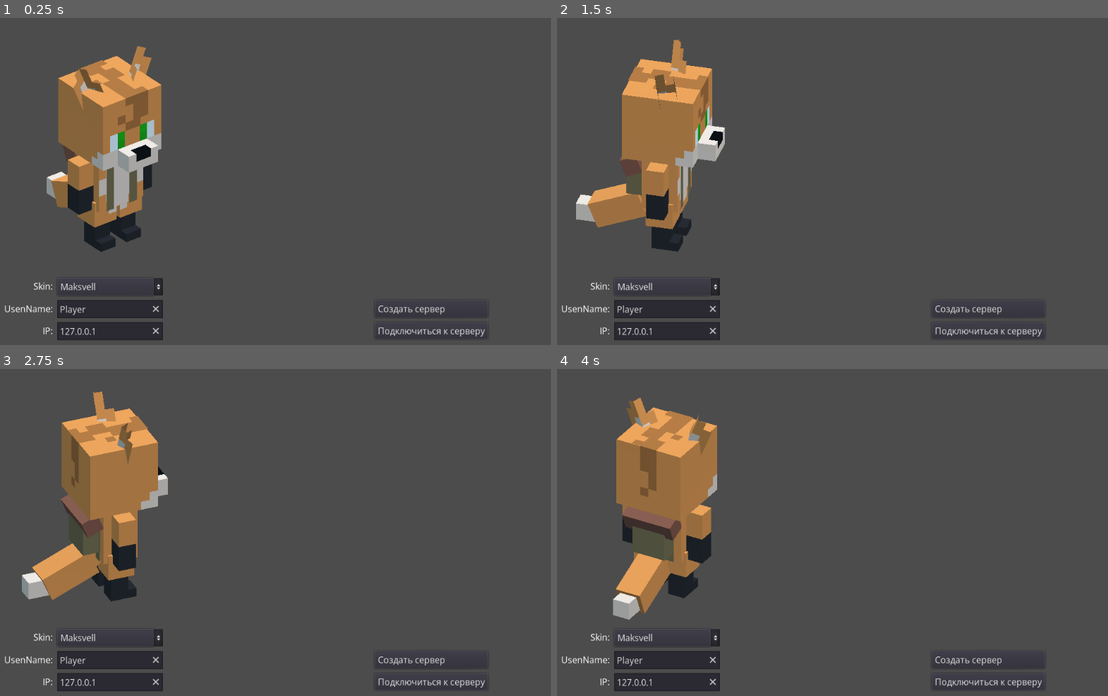
Above: before the commit, frames 1-4 (two rows, left to right).
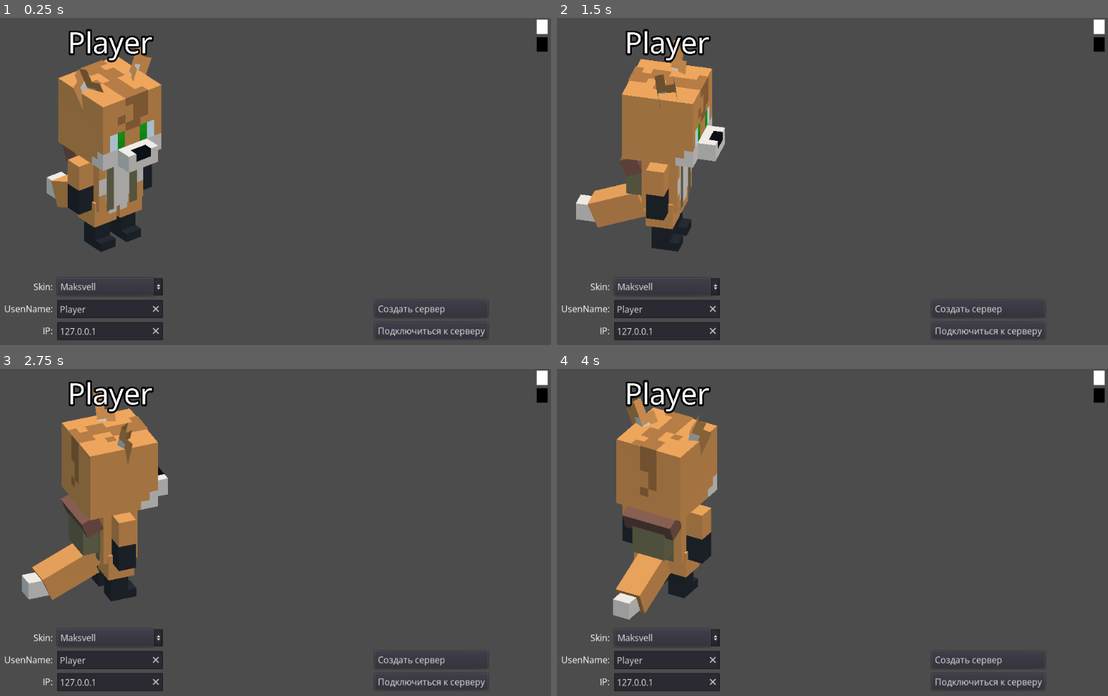
Above: after the commit, the same moments.

Repository: affirVega/IslandFighter
Game: Godot game, scene res://Scenes/Menu.tscn
The game is run twice, just before and just after one commit, with the same random seed, the same clock (stepped at 60 frames per second) and the same inputs.
Inputs (mouse positions are in pixels of both pictures, inside the frame that each line leads up to):
- Up to frame 1 (0.25 s): no input
- Up to frame 2 (1.5 s): move the mouse to (948, 165) at 0.52 s; hold D (player_right) 0.53-1.28 s; click (948, 165) at 0.6 s; tap Space (player_jump) at 0.77 s; move the mouse to (711, 201) at 1.27 s; hold S (player_backward) from 1.28 s (still down); click (711, 201) at 1.35 s
- Up to frame 3 (2.75 s): tap Space (player_jump) at 1.52 s; move the mouse to (325, 460) at 2.02 s; release S (player_backward) at 2.03 s; hold D (player_right) from 2.03 s (still down); click (325, 460) at 2.1 s
- Up to frame 4 (4 s): move the mouse to (799, 601) at 2.77 s; release D (player_right) at 2.78 s; hold W (player_forward) 2.78-3.53 s; click (799, 601) at 2.85 s; tap Space (player_jump) at 3.02, 3.77 s; move the mouse to (997, 584) at 3.52 s; hold A (player_left) from 3.53 s (still down); click (997, 584) at 3.6 s

The runs differ from the first frame. In frame 1, 1.0% of the frame differs, in the area x 6-100%, y 0-84%; in frame 2, 1.0%; in frame 3, 1.0%; in frame 4, 1.0%.

Commit message:
Новые фишки в меню. Не все из них работают. Исправления багов.

Diff:
--- a/Assets/Library/player_skins_lib/cooldog.tscn
+++ b/Assets/Library/player_skins_lib/cooldog.tscn
@@ -3,3 +3,6 @@
 [ext_resource path="res://Assets/Model/player_skins/cooldog/cooldog.gltf" type="PackedScene" id=1]
 
 [node name="cooldog" instance=ExtResource( 1 )]
+
+[node name="bone35" parent="Node2/cooldog/body" index="5"]
+transform = Transform( 1, 0, 0, 0, 0.707106, -0.707107, 0, 0.707107, 0.707106, 0, 0.0625, 0.0625 )
--- a/Assets/Library/player_skins_lib/skin_preview.tscn
+++ b/Assets/Library/player_skins_lib/skin_preview.tscn
@@ -1,10 +1,18 @@
-[gd_scene load_steps=6 format=2]
+[gd_scene load_steps=8 format=2]
 
 [ext_resource path="res://Assets/Library/player_skins_lib/s1tn4m.tscn" type="PackedScene" id=1]
 [ext_resource path="res://Assets/Library/player_skins_lib/maksvell.tscn" type="PackedScene" id=2]
 [ext_resource path="res://Assets/Library/player_skins_lib/low3.tscn" type="PackedScene" id=3]
 [ext_resource path="res://Assets/Library/player_skins_lib/cooldog.tscn" type="PackedScene" id=4]
 [ext_resource path="res://Assets/Library/player_skins_lib/mikamoro.tscn" type="PackedScene" id=5]
+
+[sub_resource type="DynamicFontData" id=3]
+font_path = "res://Fonts/OpenSans-VariableFont_wdth,wght.ttf"
+
+[sub_resource type="DynamicFont" id=4]
+size = 160
+outline_size = 10
+font_data = SubResource( 3 )
 
 [node name="skin_preview" type="Spatial"]
 
@@ -30,3 +38,10 @@
 transform = Transform( -1, 6.16557e-08, -1.49079e-07, -1.28041e-07, 0.258819, 0.965926, 9.81392e-08, 0.965926, -0.258819, 0.0341048, 0.0205422, 0.00376606 )
 light_energy = 0.5
 light_specular = 0.0
+
+[node name="Nametag_preview" type="Label3D" parent="."]
+transform = Transform( 1, 0, 0, 0, 1, 0, 0, 0, 1, 0, 1.22319, 0 )
+pixel_size = 0.001
+billboard = 1
+text = "Player"
+font = SubResource( 4 )
--- a/Scenes/Menu.tscn
+++ b/Scenes/Menu.tscn
@@ -17,6 +17,7 @@
 margin_top = -48.0
 margin_right = 320.0
 margin_bottom = -16.0
+hint_tooltip = "Поле для ввода IP адресса сервера"
 text = "127.0.0.1"
 clear_button_enabled = true
 caret_blink = true
@@ -29,6 +30,7 @@
 margin_top = -88.0
 margin_right = 320.0
 margin_bottom = -56.0
+hint_tooltip = "Поле для ввода никнейма"
 text = "Player"
 clear_button_enabled = true
 caret_blink = true
@@ -93,9 +95,9 @@
 [node name="RichTextLabel3" type="RichTextLabel" parent="."]
 anchor_top = 1.0
 anchor_bottom = 1.0
-margin_top = -125.0
+margin_top = -124.0
 margin_right = 120.0
-margin_bottom = -99.0
+margin_bottom = -100.0
 bbcode_enabled = true
 bbcode_text = "[right]Skin:[/right]"
 text = "Skin:"
@@ -107,6 +109,7 @@
 margin_top = -128.0
 margin_right = 320.0
 margin_bottom = -96.0
+hint_tooltip = "Выбор скина"
 
 [node name="Viewport" type="Viewport" parent="."]
 size = Vector2( 500, 500 )
@@ -119,6 +122,26 @@
 position = Vector2( 188, 232 )
 texture = ExtResource( 3 )
 
+[node name="ColorPickerButton" type="ColorPickerButton" parent="."]
+anchor_left = 1.0
+anchor_right = 1.0
+margin_left = -32.0
+margin_bottom = 32.0
+hint_tooltip = "Текст"
+flat = true
+icon_align = 1
+color = Color( 1, 1, 1, 1 )
+
+[node name="ColorPickerButton2" type="ColorPickerButton" parent="."]
+anchor_left = 1.0
+anchor_right = 1.0
+margin_left = -32.0
+margin_top = 32.0
+margin_bottom = 64.0
+hint_tooltip = "Обводка"
+flat = true
+icon_align = 1
+
 [connection signal="text_changed" from="UserName" to="." method="_on_UserName_text_changed"]
 [connection signal="pressed" from="ButtonConnect" to="." method="_on_ButtonConnect_pressed"]
 [connection signal="pressed" from="ButtonHost" to="." method="_on_ButtonHost_pressed"]
--- a/Scripts/Menu.gd
+++ b/Scripts/Menu.gd
@@ -41,6 +41,9 @@
 	$Viewport/skin_preview/skins.rotation_degrees.y += 30*delta
 	#Для дебага по хвосту
 	#$Viewport/skin_preview/skins.rotation.y = 8.9
+	$Viewport/skin_preview/Nametag_preview.modulate = $ColorPickerButton.color
+	$Viewport/skin_preview/Nametag_preview.outline_modulate = $ColorPickerButton2.color
+	$Viewport/skin_preview/Nametag_preview.text = $UserName.text
 
 func add_items_skin():
 	for item in GV.skins:
Not shown: 1 places in Assets/Library/player_skins_lib/Mine_player_skins.tscn that only renumber resources
